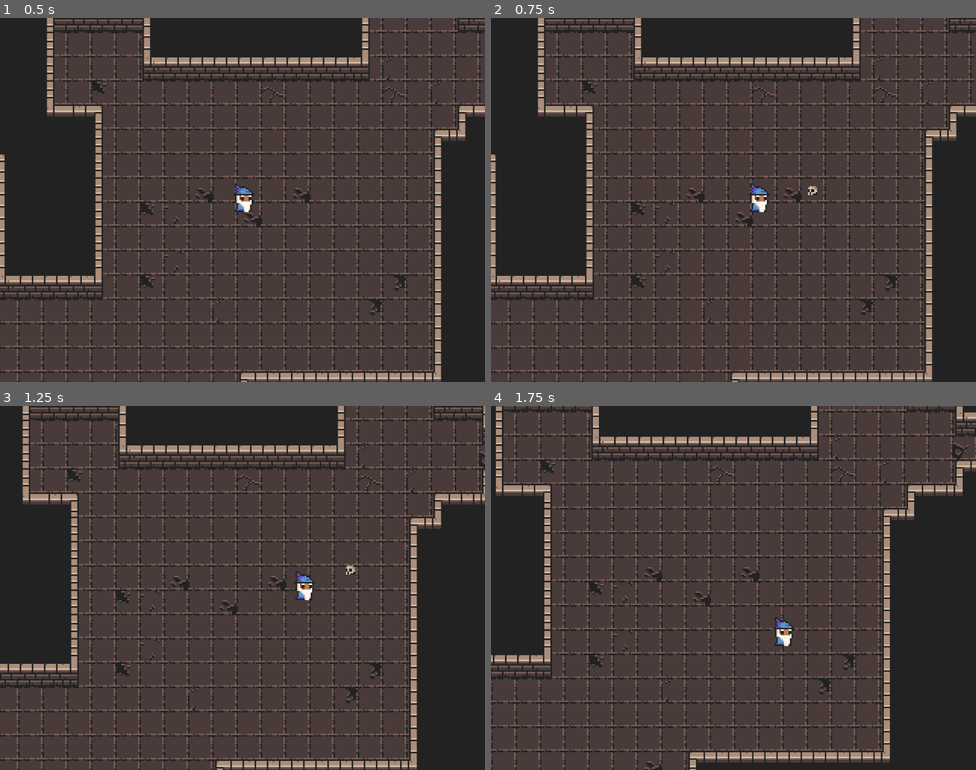
Above: before the commit, frames 1-4 (two rows, left to right).
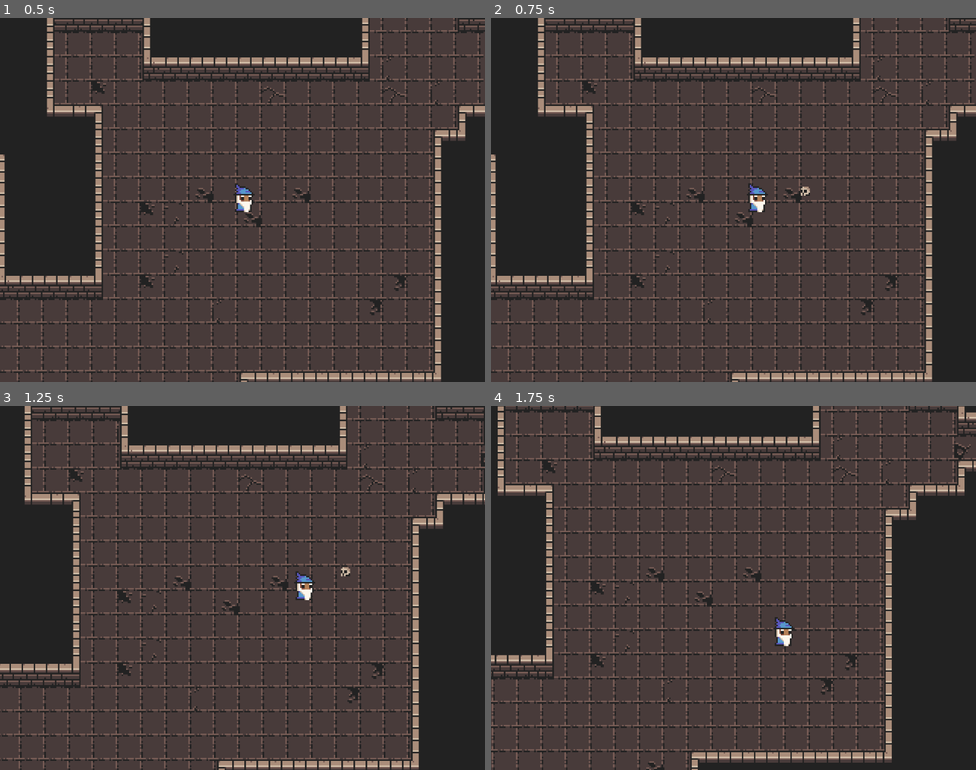
Above: after the commit, the same moments.

Repository: lownpho/mages
Game: Godot game, scene res://scenes/world.tscn
Two runs of this game, one before a commit and one after it. Both use one fixed random seed, a clock stepped at 60 frames per second and the inputs below.
Inputs (mouse positions are in pixels of both pictures, inside the frame that each line leads up to):
- Up to frame 1 (0.5 s): no input
- Up to frame 2 (0.75 s): tap Enter at 0.5 s; move the mouse to (840, 181) at 0.52 s; press the mouse at (840, 181) at 0.53 s; hold D (right) from 0.53 s (still down)
- Up to frame 3 (1.25 s): keep holding D (right)
- Up to frame 4 (1.75 s): move the mouse to (636, 606) at 1.27 s; release D (right) at 1.28 s; release the mouse at (636, 606) at 1.28 s; hold S (down) from 1.28 s (still down); click (636, 606) at 1.35 s

Frame 1 is identical in both runs. In frame 2, 0.2% of the frame differs, in the area x 52-68%, y 45-54%; in frame 3, 15%; in frame 4, 16%, in the area x 0-100%, y 0-100%.

Commit message:
Player uses FSM

Diff:
--- a/characters/player/player.gd
+++ b/characters/player/player.gd
@@ -3,21 +3,49 @@
 const SPEED = 80.0
 
 @onready var staff = $Staff
+@onready var fsm: FSM = $FSM
 
-func _physics_process(delta: float) -> void:
+func _ready() -> void:
+	# Connect to state signals
+	var idle_state = $FSM/Idle
+	idle_state.on_physics_update.connect(_on_idle_physics_update)
 
-	# Is there a better way than poll evey physics frame?
+	var move_state = $FSM/Move
+	move_state.on_physics_update.connect(_on_move_physics_update)
+
+func get_input_direction() -> Vector2:
 	var direction_x := Input.get_axis("left", "right")
 	var direction_y := Input.get_axis("up", "down")
-	var direction := Vector2(direction_x, direction_y).normalized()
+	return Vector2(direction_x, direction_y).normalized()
+
+func _on_idle_physics_update(delta: float) -> void:
+	var direction = get_input_direction()
+
 	if direction != Vector2.ZERO:
-		velocity = direction * SPEED
-	else:
-		velocity.x = move_toward(velocity.x, 0, SPEED)
-		velocity.y = move_toward(velocity.y, 0, SPEED)
+		# I really don't like that this is hardcoded but for now it is what it is
+		fsm.transition_to("Move")
+		return
 
+	velocity.x = move_toward(velocity.x, 0, SPEED)
+	velocity.y = move_toward(velocity.y, 0, SPEED)
 	move_and_slide()
 
+	_handle_staff_input()
+
+func _on_move_physics_update(delta: float) -> void:
+	var direction = get_input_direction()
+
+	if direction == Vector2.ZERO:
+		# See comment in _idle_physics_update
+		fsm.transition_to("Idle")
+		return
+
+	velocity = direction * SPEED
+	move_and_slide()
+
+	_handle_staff_input()
+
+func _handle_staff_input() -> void:
 	if Input.is_action_pressed("staff"):
 		var mouse_position = get_global_mouse_position()
 		var fire_direction = (mouse_position - position).normalized()
--- a/characters/player/player.tscn
+++ b/characters/player/player.tscn
@@ -1,6 +1,7 @@
-[gd_scene load_steps=5 format=3 uid="uid://cqjpouw1xepax"]
+[gd_scene load_steps=6 format=3 uid="uid://cqjpouw1xepax"]
 
 [ext_resource type="Script" uid="uid://b2onc5amgnybm" path="res://characters/player/player.gd" id="1_xxgcw"]
+[ext_resource type="PackedScene" uid="uid://dwcx7ak7tsow2" path="res://components/fsm.tscn" id="2_5dc8e"]
 [ext_resource type="PackedScene" uid="uid://3guvi1efm75n" path="res://items/staff.tscn" id="2_exd8k"]
 [ext_resource type="Texture2D" uid="uid://cj2fu8oh0evtu" path="res://tilemaps/tile_atlas.png" id="2_xxgcw"]
 
@@ -12,6 +13,10 @@
 collision_mask = 513
 motion_mode = 1
 script = ExtResource("1_xxgcw")
+
+[node name="FSM" parent="." instance=ExtResource("2_5dc8e")]
+initial_state = "Idle"
+state_names = Array[String](["Idle", "Move"])
 
 [node name="Staff" parent="." instance=ExtResource("2_exd8k")]
 
--- a/items/staff.tscn
+++ b/items/staff.tscn
@@ -6,3 +6,4 @@
 [node name="Staff" type="Node2D"]
 script = ExtResource("1_ijccv")
 bullet_scene = ExtResource("2_3yxu7")
+bullet_damage = 33
